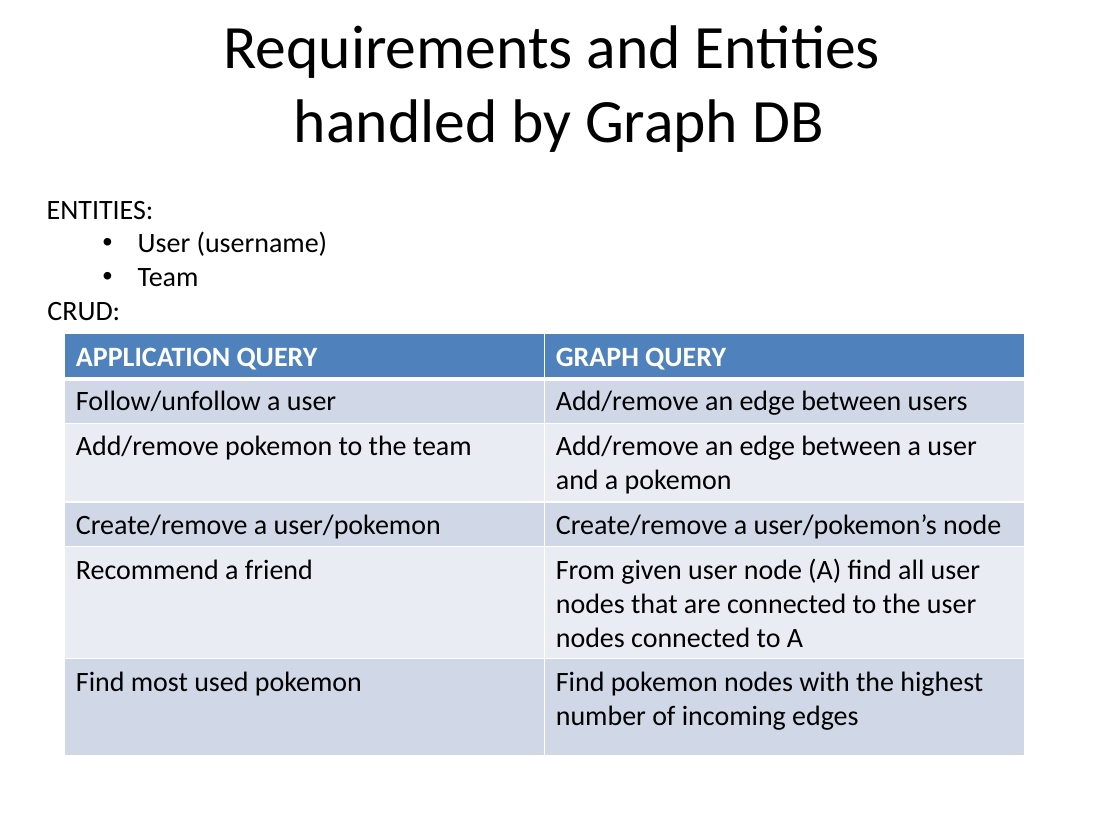
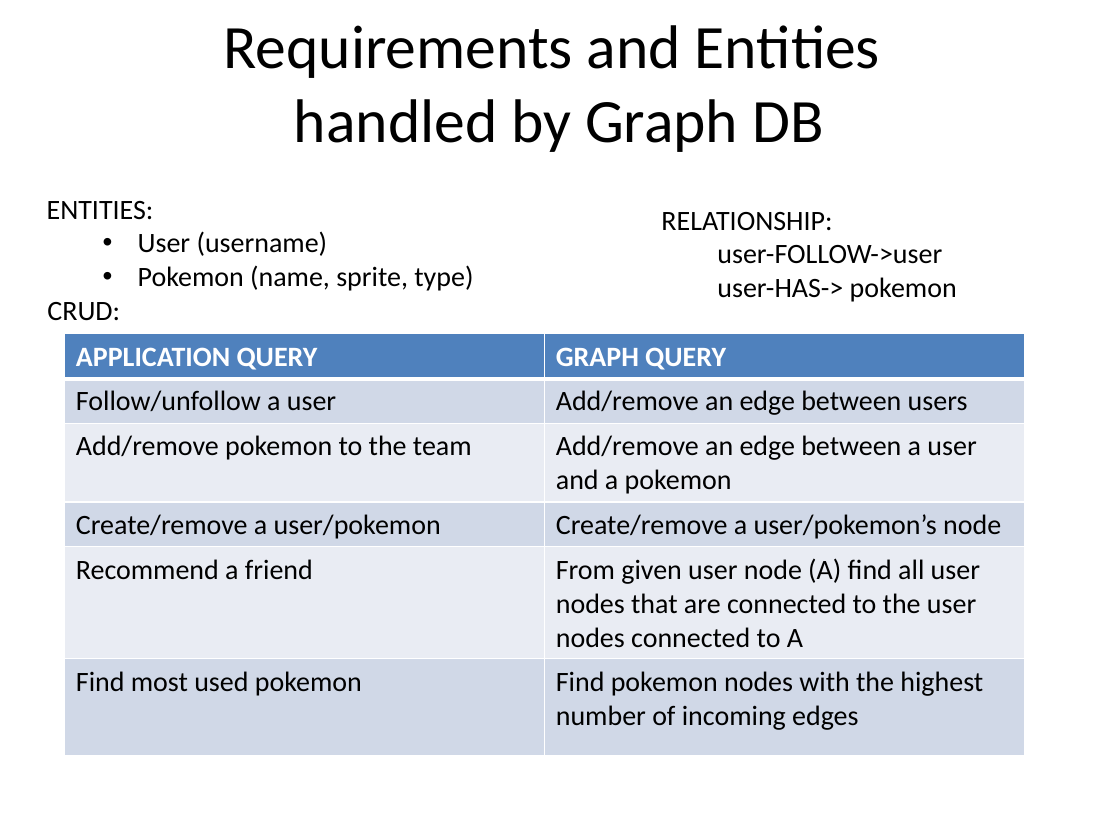
Before and after one commit to edofazza/pokeMongo, a slide deck: slide 8 of Documentation/slides.pptx. Drawn at 1120x840 pixels with LibreOffice and Linux fonts; fonts in the diff are those of the drawing; background and template pictures are left out. Boxes give left, top, right and bottom in pixels: in the first picture for what was removed or moved away, otherwise in the second. Text is boxed around its words. In the diff, an @@ line names an element or a change of style, - is before the commit and + after.

```diff
--- a/Documentation/slides.pptx
+++ b/Documentation/slides.pptx
@@ text added at bbox=[661, 212, 957, 302], 18 pt, text #000000 @@
+RELATIONSHIP:
+user-FOLLOW->user
+user-HAS-> pokemon
@@ text at bbox=[138, 265, 473, 291]: text changed @@
-  • Team
+  • Pokemon (name, sprite, type)
```
Also in this commit, not shown: 1 other slide changed, 2 other files.
